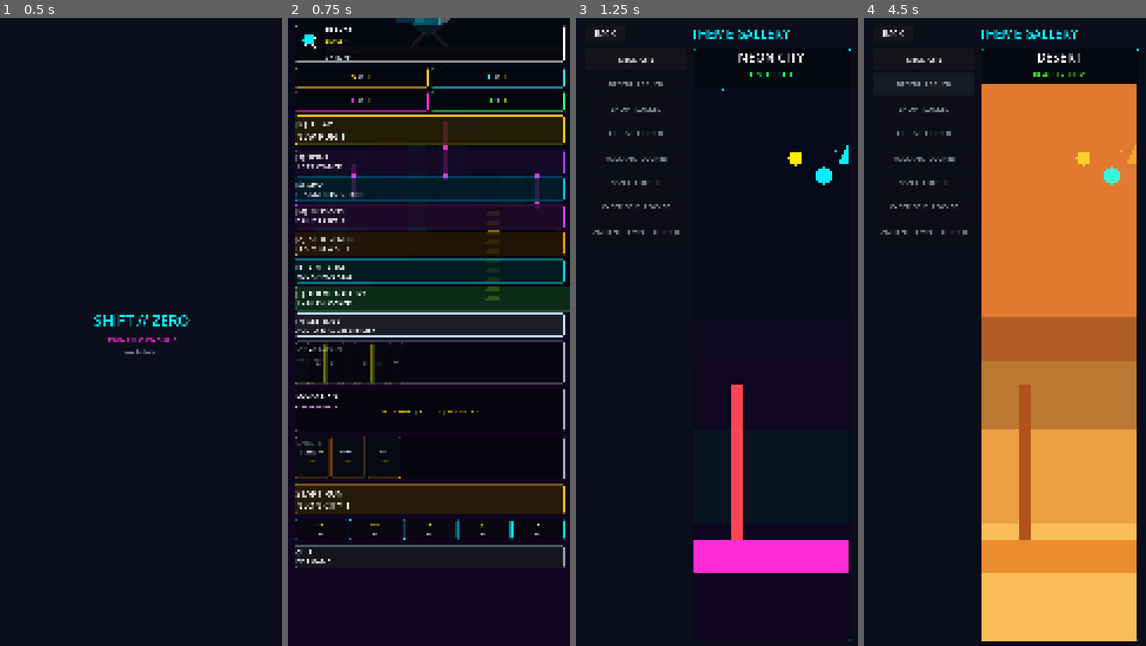
Above: before the commit, frames 1-4 (left to right).
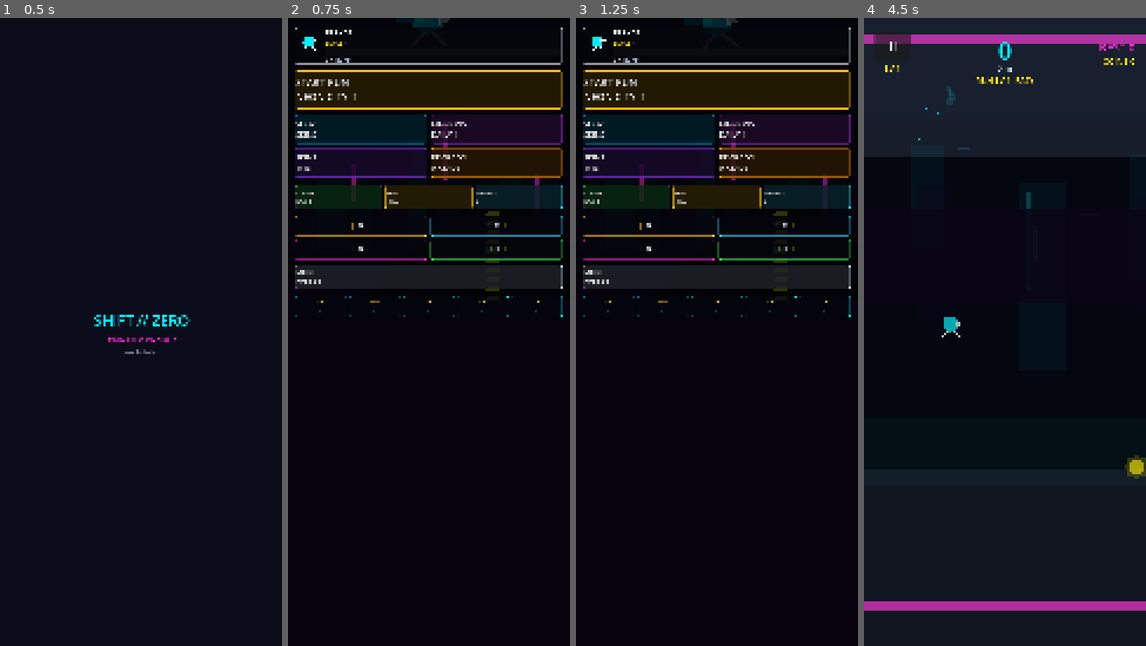
Above: after the commit, the same moments.

Repository: manav193/SHIFT-ZERO
Game: Godot game, scene res://src/presentation/scenes/boot.tscn
Same seed, same stepped clock (60 frames per second), same inputs: the game is played once before the commit and once after it.
Inputs (mouse positions are in pixels of both pictures, inside the frame that each line leads up to):
- Up to frame 1 (0.5 s): no input
- Up to frame 2 (0.75 s): tap Enter at 0.5 s; move the mouse to (491, 300) at 0.52 s; hold Space (game_tap) from 0.53 s (still down); click (491, 300) at 0.67 s
- Up to frame 3 (1.25 s): keep holding Space (game_tap)
- Up to frame 4 (4.5 s): release Space (game_tap) at 1.25 s; click (923, 55) at 1.25 s, where only the run before the commit has a clickable "NEON CITY"; click (1005, 87) at 2 s, where only the run after the commit has a clickable "START RUN NEON CITY !"; click (892, 49) at 2.75 s, where only the run after the commit has a clickable "II"; click (1005, 369) at 3.5 s, where only the run after the commit has a clickable "RESTART"; click (923, 80) at 4.25 s, where only the run before the commit has a clickable "DESERT LOCKED"

Frame 1 is identical in both runs. In frame 2, 43% of the frame differs, in the area x 2-100%, y 0-88%; in frame 3, 16%; in frame 4, 57%, in the area x 0-100%, y 1-100%.

Commit message:
Add reward economy premium polish and responsive home UI

Diff:
--- a/game/src/presentation/scenes/main_menu.gd
+++ b/game/src/presentation/scenes/main_menu.gd
@@ -26,6 +26,7 @@
 var _city_root: Node2D
 var _showcase: SkinModel
 var _showcase_trail: Line2D
+var _portrait_dim: ColorRect
 var _portrait_scroll: ScrollContainer
 var _landscape_nodes: Array[Control] = []
 var _float_phase: float = 0.0
@@ -295,6 +296,15 @@
 
 
 func _build_portrait_layout() -> void:
+    _portrait_dim = ColorRect.new()
+    _portrait_dim.name = "PortraitDim"
+    _portrait_dim.anchor_right = 1.0
+    _portrait_dim.anchor_bottom = 1.0
+    _portrait_dim.color = Color(0.0, 0.0, 0.0, 0.54)
+    _portrait_dim.mouse_filter = Control.MOUSE_FILTER_IGNORE
+    _portrait_dim.visible = false
+    _root.add_child(_portrait_dim)
+
     _portrait_scroll = ScrollContainer.new()
     _portrait_scroll.name = "PortraitScroll"
     _portrait_scroll.anchor_right = 1.0
@@ -305,58 +315,55 @@
 
     var margin := MarginContainer.new()
     margin.name = "SafeMargins"
-    margin.add_theme_constant_override("margin_left", 24)
-    margin.add_theme_constant_override("margin_top", 28)
-    margin.add_theme_constant_override("margin_right", 24)
-    margin.add_theme_constant_override("margin_bottom", 34)
+    margin.add_theme_constant_override("margin_left", 28)
+    margin.add_theme_constant_override("margin_top", 32)
+    margin.add_theme_constant_override("margin_right", 28)
+    margin.add_theme_constant_override("margin_bottom", 44)
     margin.size_flags_horizontal = Control.SIZE_EXPAND_FILL
     _portrait_scroll.add_child(margin)
 
     var v := VBoxContainer.new()
     v.name = "PortraitStack"
     v.size_flags_horizontal = Control.SIZE_EXPAND_FILL
-    v.add_theme_constant_override("separation", 18)
+    v.add_theme_constant_override("separation", 24)
     margin.add_child(v)
 
     v.add_child(_portrait_profile_panel())
-    v.add_child(_portrait_currency_grid())
-
-    var play := _menu_button("[>]  PLAY", "NEW RUN", Color(1.0, 0.76, 0.05, 1.0), _on_play_pressed, true)
-    _make_portrait_card(play, 112, 34)
-    v.add_child(play)
+
+    var start := _menu_button("START RUN", str(_theme.get("name", "NEON CITY")).to_upper(), Color(1.0, 0.74, 0.05, 1.0), _on_play_pressed, true)
+    _make_portrait_card(start, 146, 38)
+    v.add_child(start)
 
     var nav_grid := GridContainer.new()
-    nav_grid.columns = 1
+    nav_grid.columns = 2
     nav_grid.size_flags_horizontal = Control.SIZE_EXPAND_FILL
-    nav_grid.add_theme_constant_override("h_separation", 12)
-    nav_grid.add_theme_constant_override("v_separation", 12)
+    nav_grid.add_theme_constant_override("h_separation", 16)
+    nav_grid.add_theme_constant_override("v_separation", 16)
     v.add_child(nav_grid)
     for button in [
-        _menu_button("[S]  SKINS", "%d / %d OWNED" % [(_progression.get("purchased_skins", []) as Array).size(), SkinCatalog.all().size()], Color(0.58, 0.24, 1.0, 1.0), _on_shop_pressed),
-        _menu_button("[$]  SHOP", "FRAGMENTS & SKINS", Color(0.0, 0.72, 1.0, 1.0), _on_shop_pressed, _has_shop_notice()),
-        _menu_button("[M]  MISSIONS", "DAILY TASKS", Color(0.8, 0.24, 1.0, 1.0), _on_daily_pressed, _can_claim_login()),
-        _menu_button("[A]  ACHIEVEMENTS", "CLAIM REWARDS", Color(1.0, 0.58, 0.05, 1.0), _on_achievements_pressed),
-        _menu_button("[B]  STATISTICS", "YOUR PROGRESS", Color(0.0, 0.82, 0.9, 1.0), _on_statistics_pressed),
-        _menu_button("[T]  THEME GALLERY", "%d / %d UNLOCKED" % [ThemeCatalog.unlocked_theme_ids(_progression).size(), ThemeCatalog.all().size()], Color(0.2, 1.0, 0.38, 1.0), _on_theme_gallery_pressed),
-        _menu_button("[*]  SETTINGS", "AUDIO & ACCESSIBILITY", Color(0.75, 0.85, 1.0, 1.0), _on_settings_pressed),
+        _menu_button("SHOP", "SKINS", Color(0.0, 0.72, 1.0, 1.0), _on_shop_pressed, _has_shop_notice()),
+        _menu_button("MISSIONS", "DAILY", Color(0.8, 0.24, 1.0, 1.0), _on_daily_pressed, _can_claim_login()),
+        _menu_button("SKINS", "%d/%d" % [(_progression.get("purchased_skins", []) as Array).size(), SkinCatalog.all().size()], Color(0.58, 0.24, 1.0, 1.0), _on_shop_pressed),
+        _menu_button("REWARDS", "%d READY" % _chest_total(), Color(1.0, 0.58, 0.05, 1.0), _on_chests_pressed),
     ]:
-        _make_portrait_card(button, 92, 27)
+        _make_portrait_card(button, 112, 28)
         nav_grid.add_child(button)
 
-    v.add_child(_portrait_section(_daily_panel()))
-    v.add_child(_portrait_section(_spin_panel()))
-    v.add_child(_portrait_section(_chest_panel()))
-
-    var start := _menu_button("START RUN", str(_theme.get("name", "NEON CITY")).to_upper(), Color(1.0, 0.74, 0.05, 1.0), _on_play_pressed, true)
-    _make_portrait_card(start, 116, 34)
-    v.add_child(start)
-
-    var boosters := _portrait_booster_grid()
-    v.add_child(boosters)
-
-    var quit := _menu_button("QUIT", "EXIT GAME", Color(0.55, 0.62, 0.72, 1.0), _on_quit_pressed)
-    _make_portrait_card(quit, 88, 26)
-    v.add_child(quit)
+    v.add_child(_portrait_reward_cards())
+    v.add_child(_portrait_currency_grid())
+
+    var more_btn := _menu_button("MORE", "EXTRAS", Color(0.75, 0.85, 1.0, 1.0), Callable())
+    _make_portrait_card(more_btn, 92, 27)
+    v.add_child(more_btn)
+
+    var extras := _portrait_extras_grid()
+    extras.visible = false
+    v.add_child(extras)
+    more_btn.pressed.connect(func() -> void:
+        extras.visible = not extras.visible
+        more_btn.text = "LESS\nEXTRAS" if extras.visible else "MORE\nEXTRAS")
+
+    v.add_child(_portrait_booster_grid())
 
 
 func _portrait_profile_panel() -> PanelContainer:
@@ -432,6 +439,44 @@
     return grid
 
 
+func _portrait_reward_cards() -> GridContainer:
+    var grid := GridContainer.new()
+    grid.columns = 3
+    grid.size_flags_horizontal = Control.SIZE_EXPAND_FILL
+    grid.add_theme_constant_override("h_separation", 10)
+    grid.add_theme_constant_override("v_separation", 10)
+    grid.add_child(_compact_reward_card("LOGIN", "DAY %d" % RewardEconomy.current_login_day(_progression), Color(0.2, 1.0, 0.38, 1.0), _on_daily_login_pressed))
+    grid.add_child(_compact_reward_card("SPIN", "FREE" if RewardEconomy.can_spin(_progression) else "SOON", Color(1.0, 0.76, 0.05, 1.0), _on_lucky_spin_pressed))
+    grid.add_child(_compact_reward_card("CHESTS", str(_chest_total()), Color(0.2, 0.85, 1.0, 1.0), _on_chests_pressed))
+    return grid
+
+
+func _compact_reward_card(title: String, sub: String, color: Color, callback: Callable) -> Button:
+    var b := _menu_button(title, sub, color, callback)
+    b.custom_minimum_size = Vector2(0, 92)
+    b.size_flags_horizontal = Control.SIZE_EXPAND_FILL
+    b.add_theme_font_size_override("font_size", 22)
+    return b
+
+
+func _portrait_extras_grid() -> GridContainer:
+    var grid := GridContainer.new()
+    grid.columns = 2
+    grid.size_flags_horizontal = Control.SIZE_EXPAND_FILL
+    grid.add_theme_constant_override("h_separation", 12)
+    grid.add_theme_constant_override("v_separation", 12)
+    for button in [
+        _menu_button("ACHIEVEMENTS", "CLAIM", Color(1.0, 0.58, 0.05, 1.0), _on_achievements_pressed),
+        _menu_button("STATISTICS", "STATS", Color(0.0, 0.82, 0.9, 1.0), _on_statistics_pressed),
+        _menu_button("THEMES", "%d/%d" % [ThemeCatalog.unlocked_theme_ids(_progression).size(), ThemeCatalog.all().size()], Color(0.2, 1.0, 0.38, 1.0), _on_theme_gallery_pressed),
+        _menu_button("SETTINGS", "A11Y", Color(0.75, 0.85, 1.0, 1.0), _on_settings_pressed),
+        _menu_button("QUIT", "EXIT", Color(0.55, 0.62, 0.72, 1.0), _on_quit_pressed),
+    ]:
+        _make_portrait_card(button, 88, 22)
+        grid.add_child(button)
+    return grid
+
+
 func _portrait_section(panel: Control) -> Control:
     panel.custom_minimum_size = Vector2(0, 164)
     panel.size_flags_horizontal = Control.SIZE_EXPAND_FILL
@@ -525,7 +570,8 @@
     b.add_theme_stylebox_override("normal", style)
     b.add_theme_stylebox_override("hover", _button_style(color, 0.95))
     b.add_theme_stylebox_override("pressed", _button_style(color, 0.65))
-    b.pressed.connect(callback)
+    if callback.is_valid():
+        b.pressed.connect(callback)
     _wire_button(b)
     _buttons.append(b)
     return b
@@ -609,6 +655,8 @@
             node.visible = not portrait
     if _portrait_scroll != null:
         _portrait_scroll.visible = portrait
+    if _portrait_dim != null:
+        _portrait_dim.visible = portrait
     var nav := _root.get_node_or_null("Nav") as Control
     var right := _root.get_node_or_null("RewardPanels") as Control
     var boosters := _root.get_node_or_null("Boosters") as Control
